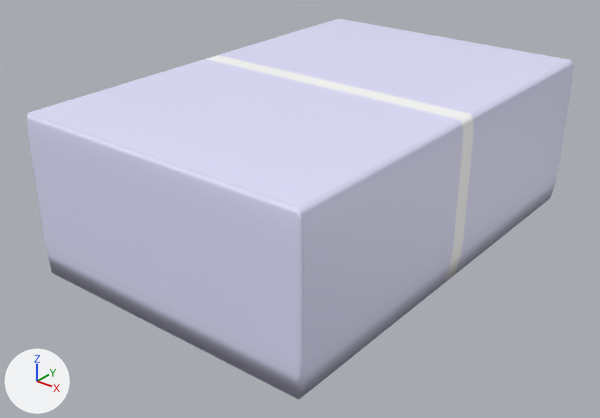
Two versions of the FBX model unity/AlphaUnityProject/Assets/Models/Plug.fbx, one commit apart.
The view is the same before and after, from a 50 mm camera at (5.24, -2.95, 1.91) aimed at (3.01, -0.15, 0.18). Every picture has the same lights, and +X, +Y and +Z are marked at lower left. Where no turn or scale is listed for an object, it has been applied to the vertices.
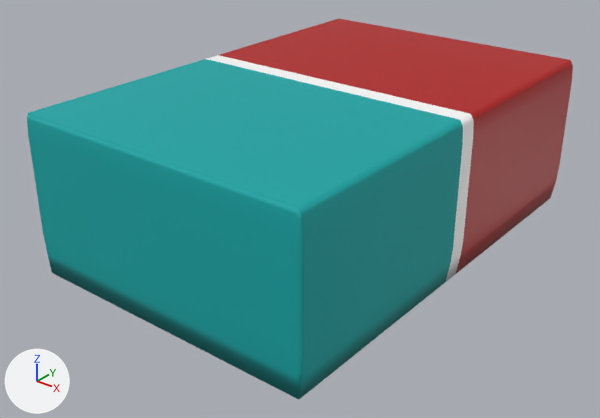
Commit message: new plug stick

Diff of the bpy script that builds the scene:
```diff
--- a/unity/AlphaUnityProject/Assets/Models/Plug.fbx.py
+++ b/unity/AlphaUnityProject/Assets/Models/Plug.fbx.py
@@ mat_platicstick @@
 mat_platicstick = principled_material('PlaticStick')
-mat_platicstick.base_color = (0.765, 0.765, 1.0)  # white #e3e3ff
+mat_platicstick.base_color = (0.451, 0.0, 0.0)  # red #b30000
@@ mat_bluestick @@
+mat_bluestick = principled_material('BlueStick')
+mat_bluestick.base_color = (0.0, 0.378, 0.378)  # cyan #00a5a5
+mat_bluestick.roughness = 0.749
@@ me_mesh @@
 me_mesh.from_pydata(...)  # 182 vertices, 180 faces; spans x -0.5..0.98, y -1.1..1.1, z -0.42..0.34
 # used by ob_pcube1; location = (2.794, 0.0, 0.423)
+# me_mesh part 1: all 34 faces centred in x 0.97..0.98, y -1.1..-0.2, z -0.37..0.33 switch from mat_platicstick (white #e3e3ff) to mat_bluestick (cyan #00a5a5)
+# me_mesh part 2: all 24 faces centred in x -0.5..-0.48, y -1.1..-0.19, z -0.33..0.29 switch from mat_platicstick (white #e3e3ff) to mat_bluestick (cyan #00a5a5)
+# me_mesh part 3: all 14 faces centred in x 0.24, y -1.1..-0.2, z -0.42..0.34 switch from mat_platicstick (white #e3e3ff) to mat_bluestick (cyan #00a5a5)
 me_mesh.materials.append(mat_blackstick)
```

Where the change shows, as pixel boxes [x1, y1, x2, y2] in the pictures (600 x 418 px):
'pCube1', recoloured (white to cyan)
    both: [27, 19, 573, 400]
part 1 of me_mesh, recoloured (white to cyan)
    both: [297, 120, 463, 399]
part 2 of me_mesh, recoloured
    both: [27, 123, 47, 250]
part 3 of me_mesh, recoloured (white to cyan)
    both: [27, 59, 459, 400]
